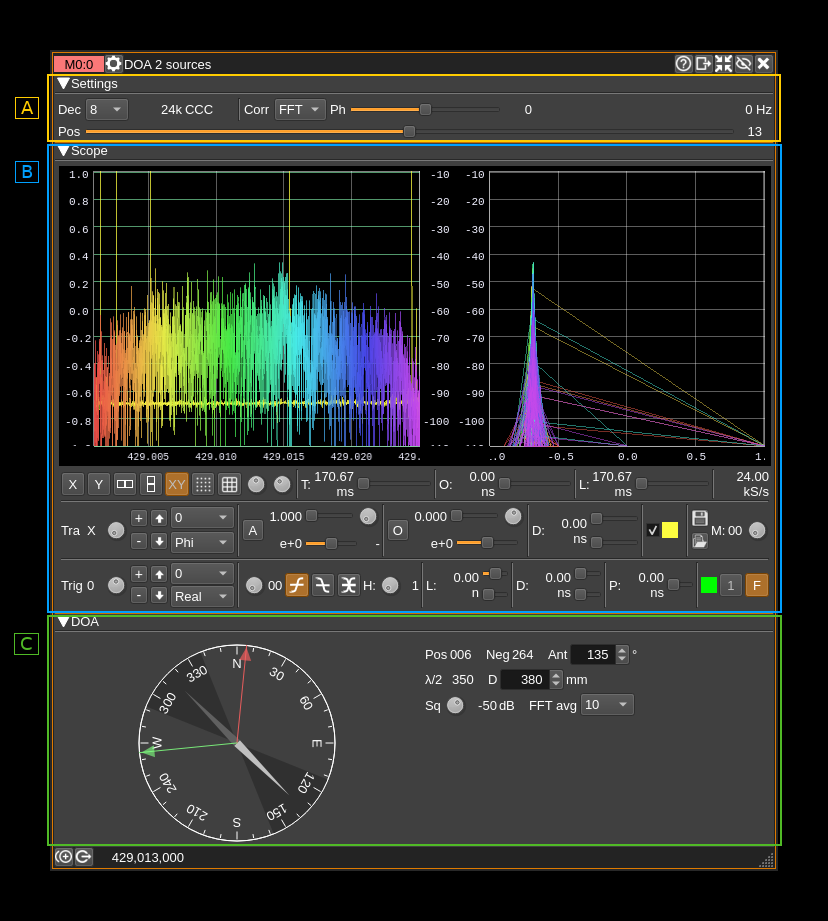
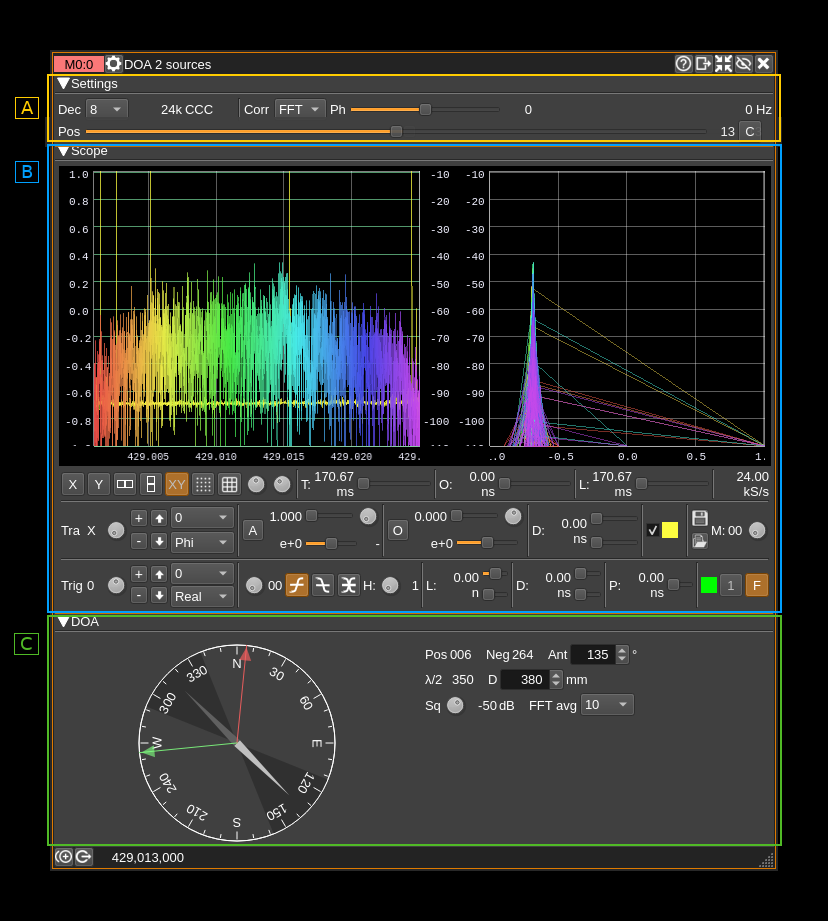
Comparing the layer stacks of the two 828×921 images. Changes:
added layer "Pasted Layer #1" (92%) above "Pasted Layer" over [45, 117, 782, 147]
